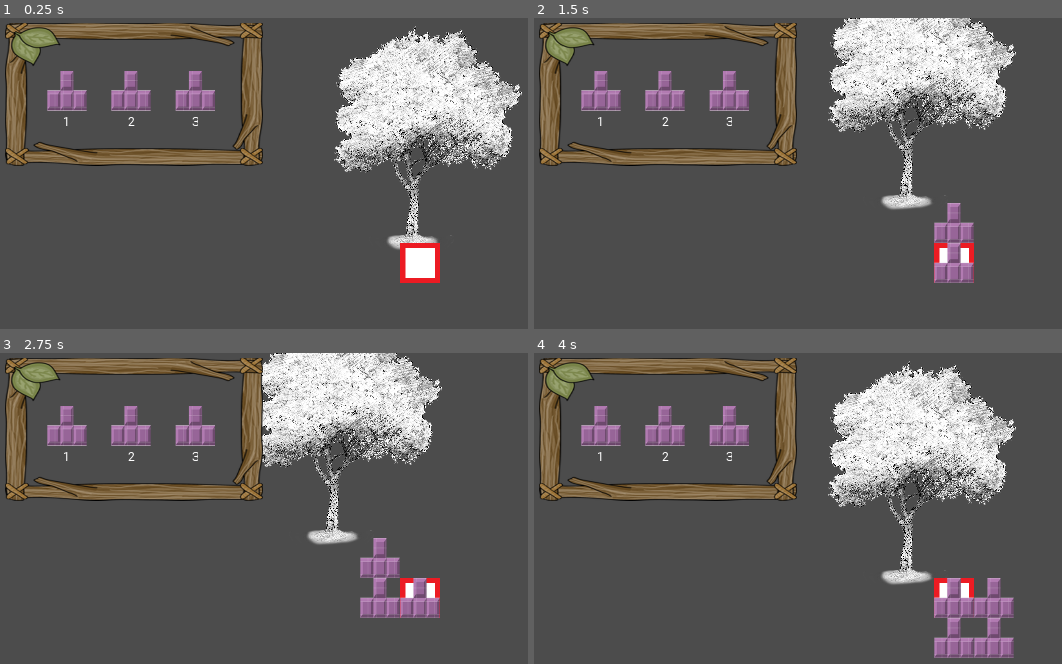
Above: before the commit, frames 1-4 (two rows, left to right).
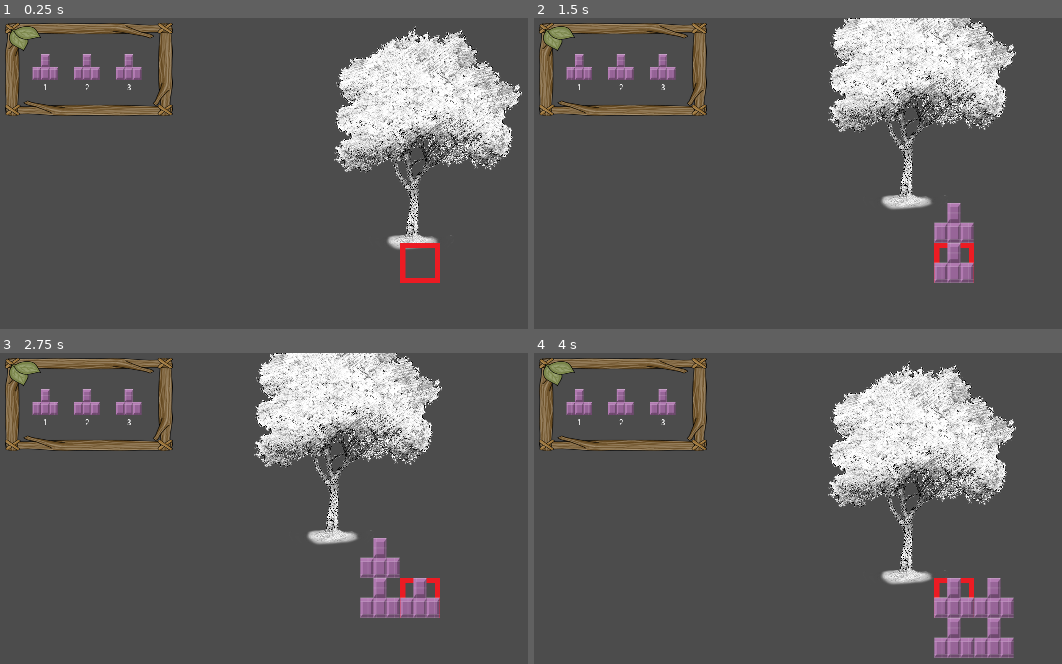
Above: after the commit, the same moments.

Repository: DEF-42/treeOfLife
Game: Godot game, scene res://Scenes/World.tscn
Two runs of this game, one before a commit and one after it. Both use one fixed random seed, a clock stepped at 60 frames per second and the inputs below.
Inputs:
- Up to frame 1 (0.25 s): no input
- Up to frame 2 (1.5 s): tap Enter at 0.5 s; hold Right (ui_right) 0.53-1.28 s; tap Keypad 1 (numpad_1) at 0.6 s; tap Space at 1.25 s; hold Down (ui_down) from 1.28 s (still down); tap Keypad 2 (numpad_2) at 1.35 s
- Up to frame 3 (2.75 s): tap Enter at 2 s; release Down (ui_down) at 2.03 s; hold Right (ui_right) from 2.03 s (still down); tap Keypad 3 (numpad_3) at 2.1 s
- Up to frame 4 (4 s): tap Space at 2.75 s; release Right (ui_right) at 2.78 s; hold Up (ui_up) 2.78-3.53 s; tap Keypad 1 (numpad_1) at 2.85 s; tap Enter at 3.5 s; hold Left (ui_left) from 3.53 s (still down); tap Keypad 2 (numpad_2) at 3.6 s

The runs differ from the first frame. In frame 1, 12% of the frame differs, in the area x 0-83%, y 1-84%; in frame 2, 12%; in frame 3, 12%; in frame 4, 12%.

Commit message:
Quick UI Polish

Diff:
--- a/Scenes/World.tscn
+++ b/Scenes/World.tscn
@@ -17,3 +17,4 @@
 
 [node name="RootSelector" parent="UIContainer" instance=ExtResource( 2 )]
 position = Vector2( 10, 12 )
+scale = Vector2( 0.65, 0.65 )
Binary file changed: Assets/Underground/grid_selector.png
